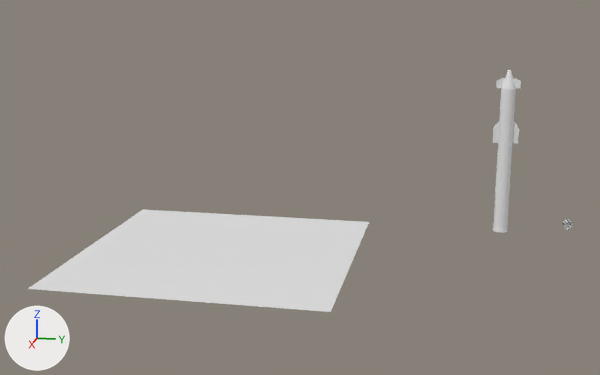
The Blender file Arman/spacexMODELS/supership.blend, before and after one commit.
One viewpoint serves both versions: a 50 mm lens placed at (194.9, 60.0, 66.5), pointed at (2.2, 21.5, 18.3). Lighting does not change. The marker at lower left points along +X, +Y and +Z.
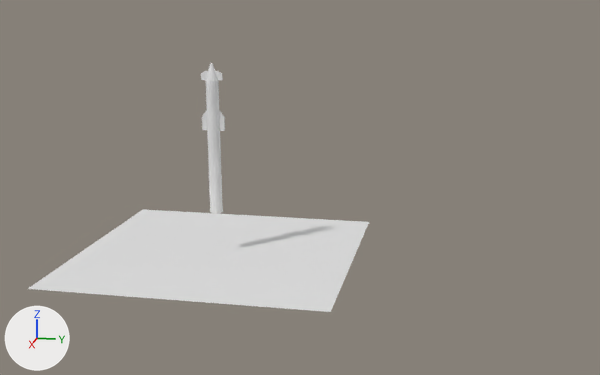
Boxes (x1, y1, x2, y2) around the edits, measured in the pictures (600 x 375 px):
'Cylinder', moved, turned
    before: (493, 70, 521, 233)
    after: (201, 63, 225, 213)
'Cylinder.002', deleted
    before: (563, 219, 573, 230)

What the commit changed:
Object 'Cylinder' (ob_cylinder) moves from (4.0, 69.1, 11.1) to (0.0, -0.5, 10.9).
Object 'Cylinder' (ob_cylinder) turns from (0, 0, 0) to (0.5, 0.1, 1.1) degrees about x, y and z.
Object 'Cylinder.002' (ob_cylinder_002) is deleted.
